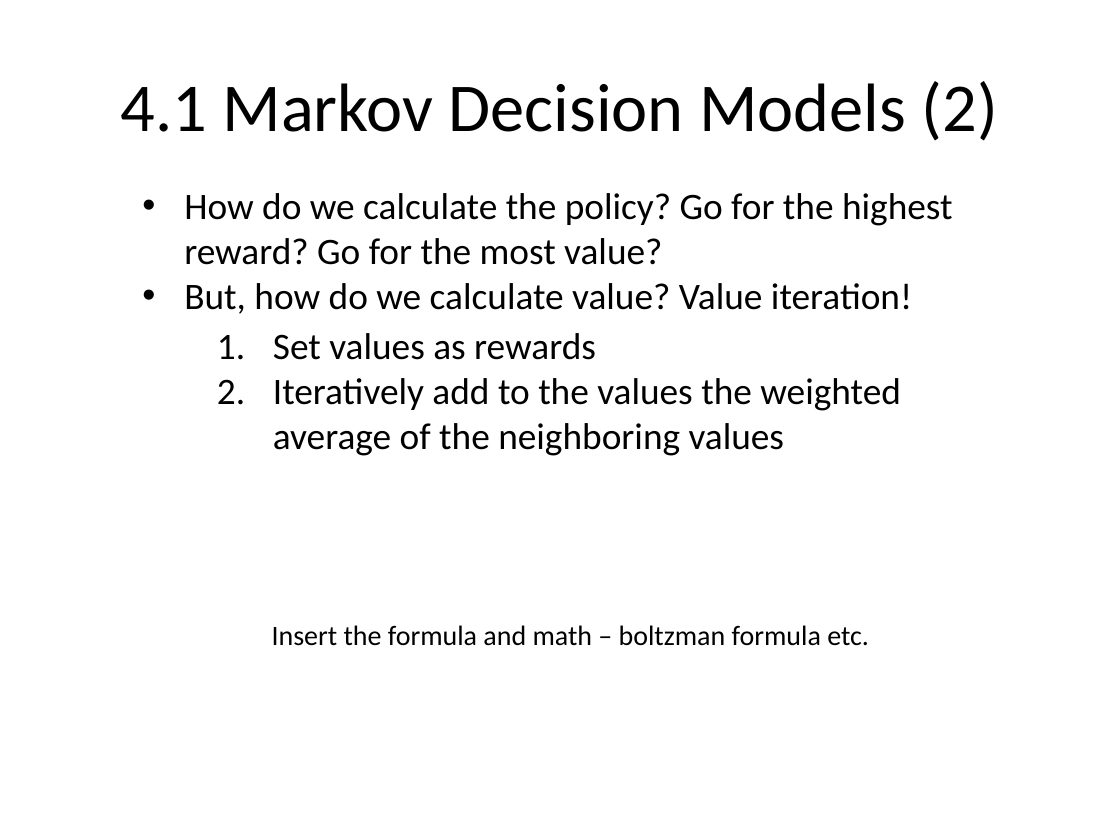
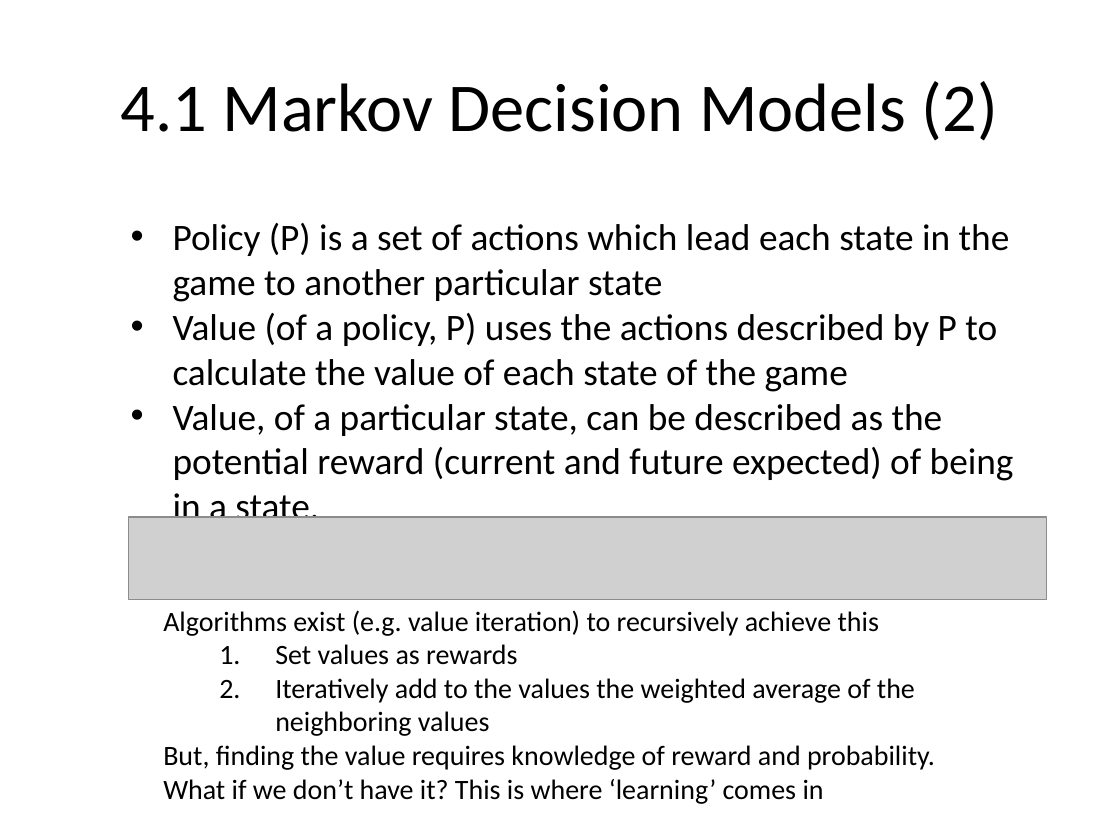
Before and after one commit to talhajansari/dermalink, a slide deck: slide 4 of FRONT_END/logo_lab/FINAL_presentation.pptx. Drawn at 1120x840 pixels with LibreOffice and Linux fonts; fonts in the diff are those of the drawing; grey boxes stand for pictures. Boxes give left, top, right and bottom in pixels: in the first picture for what was removed or moved away, otherwise in the second. Text is boxed around its words. In the diff, an @@ line names an element or a change of style, - is before the commit and + after.

```diff
--- a/FRONT_END/logo_lab/FINAL_presentation.pptx
+++ b/FRONT_END/logo_lab/FINAL_presentation.pptx
@@ text at (173, 223, 1014, 529): text changed @@
-• How do we calculate the policy? Go for the highest reward? Go for the most value?
-• But, how do we calculate value? Value iteration!
+• Policy (P) is a set of actions which lead each state in the game to another particular state
+• Value (of a policy, P) uses the actions described by P to calculate the value of each state of the game
+• Value, of a particular state, can be described as the potential reward (current and future expected) of being in a state.
@@ text removed at (273, 333, 901, 456) @@
-  1. Set values as rewards
-  2. Iteratively add to the values the weighted average of the neighboring values
@@ picture added at (129, 517, 1046, 600) @@
@@ text added at (163, 610, 935, 804), 18 pt, text #000000 @@
+Algorithms exist (e.g. value iteration) to recursively achieve this
+  1. Set values as rewards
+  2. Iteratively add to the values the weighted average of the neighboring values
+But, finding the value requires knowledge of reward and probability.
+What if we don’t have it? This is where ‘learning’ comes in
@@ text removed at (272, 625, 869, 646) @@
-Insert the formula and math – boltzman formula etc.
```
Also in this commit, not shown: 5 other slides changed, 7 other files.
